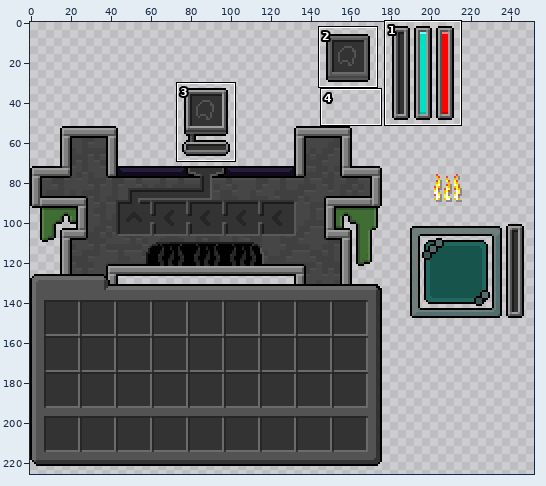
Sprite sheet, stored at assets/minecraft/optifine/gui/container/beacon_altar/beacon_altar.png. Above: a wide view before the commit, with the close-up outlined.
Close-up. Earlier state:
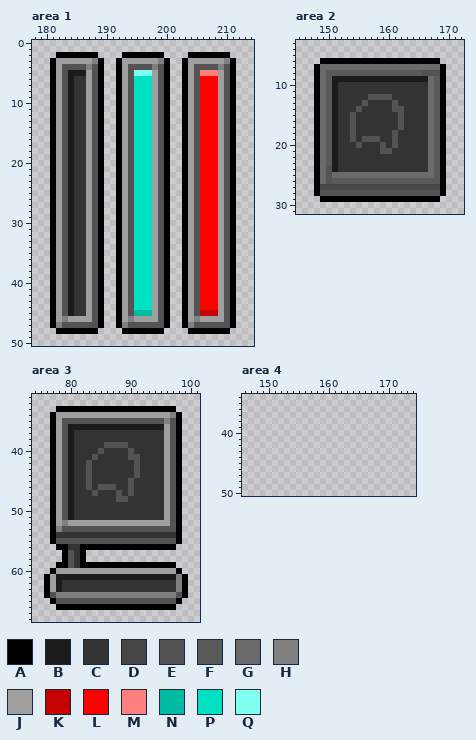
The file is 256x256 pixels. Colours within 5 levels of each other are drawn and written as one. Shown: area 1: x 178..214, y 0..50; area 2: x 145..172, y 3..31; area 3: x 74..101, y 31..68; area 4: x 146..174, y 34..50. The wide view leaves out empty margins. The commit also changed other parts of the picture, which this record leaves out.
Palette (. is transparent): A #000000  B #1b1b1b  C #333333  D #464646  E #535353  F #595959  G #6b6b6b  H #808080  J #9f9f9f  K #c60100  L #ff0200  M #ff7e7e  N #00bba4  P #00e1c3  Q #7ffff0
Pixels before, area 1, first column x 181:
 2 .AAAAAAA....AAAAAAA....AAAAAAA.
 3 AJJJJJJHA..AJJJJJJHA..AJJJJJJHA
 4 AJEEEEHEA..AJEEEEHEA..AJEEEEHEA
 5 AJEBBBJEA..AJEQQQJEA..AJEMMMJEA
 6 AJEBCCJEA..AJEPPPJEA..AJELLLJEA
 7 AJEBCCJEA..AJEPPPJEA..AJELLLJEA
 8 AJEBCCJEA..AJEPPPJEA..AJELLLJEA
 9 AJEBCCJEA..AJEPPPJEA..AJELLLJEA
10 AJEBCCJEA..AJEPPPJEA..AJELLLJEA
11 AJEBCCJEA..AJEPPPJEA..AJELLLJEA
12 AJEBCCJEA..AJEPPPJEA..AJELLLJEA
13 AJEBCCJEA..AJEPPPJEA..AJELLLJEA
14 AJEBCCJEA..AJEPPPJEA..AJELLLJEA
15 AJEBCCJEA..AJEPPPJEA..AJELLLJEA
16 AJEBCCJEA..AJEPPPJEA..AJELLLJEA
17 AJEBCCJEA..AJEPPPJEA..AJELLLJEA
18 AJEBCCJEA..AJEPPPJEA..AJELLLJEA
19 AJEBCCJEA..AJEPPPJEA..AJELLLJEA
20 AJEBCCJEA..AJEPPPJEA..AJELLLJEA
21 AJEBCCJEA..AJEPPPJEA..AJELLLJEA
22 AJEBCCJEA..AJEPPPJEA..AJELLLJEA
23 AJEBCCJEA..AJEPPPJEA..AJELLLJEA
24 AJEBCCJEA..AJEPPPJEA..AJELLLJEA
25 AJEBCCJEA..AJEPPPJEA..AJELLLJEA
26 AJEBCCJEA..AJEPPPJEA..AJELLLJEA
27 AJEBCCJEA..AJEPPPJEA..AJELLLJEA
28 AJEBCCJEA..AJEPPPJEA..AJELLLJEA
29 AJEBCCJEA..AJEPPPJEA..AJELLLJEA
30 AJEBCCJEA..AJEPPPJEA..AJELLLJEA
31 AJEBCCJEA..AJEPPPJEA..AJELLLJEA
32 AJEBCCJEA..AJEPPPJEA..AJELLLJEA
33 AJEBCCJEA..AJEPPPJEA..AJELLLJEA
34 AJEBCCJEA..AJEPPPJEA..AJELLLJEA
35 AJEBCCJEA..AJEPPPJEA..AJELLLJEA
36 AJEBCCJEA..AJEPPPJEA..AJELLLJEA
37 AJEBCCJEA..AJEPPPJEA..AJELLLJEA
38 AJEBCCJEA..AJEPPPJEA..AJELLLJEA
39 AJEBCCJEA..AJEPPPJEA..AJELLLJEA
40 AJEBCCJEA..AJEPPPJEA..AJELLLJEA
41 AJEBCCJEA..AJEPPPJEA..AJELLLJEA
42 AJEBCCJEA..AJEPPPJEA..AJELLLJEA
43 AJEBCCJEA..AJEPPPJEA..AJELLLJEA
44 AJEBCCJEA..AJEPPPJEA..AJELLLJEA
45 AJEBCCJEA..AJENNNJEA..AJEKKKJEA
46 AJHJJJJEA..AJHJJJJEA..AJHJJJJEA
47 AHEEEEEEA..AHEEEEEEA..AHEEEEEEA
48 .AAAAAAA....AAAAAAA....AAAAAAA.
Pixels before, area 2, first column x 148:
 6 .AAAAAAAAAAAAAAAAAAAA.
 7 AGGGGGGGGGGGGGGGGGGGGA
 8 AGFFFFFFFFFFFFFFFFEEEA
 9 AGFBBBBBBBBBBBBBBBBGFA
10 AGFBCCCCCCCCCCCCCCCGFA
11 AGFBCCCCCCCCCCCCCCCGFA
12 AGFBCCCCCEEEECCCCCCGFA
13 AGFBCCCCECCCCECCCCCGFA
14 AGFBCCCECCCCCEECCCCGFA
15 AGFBCCECCCCCCCECCCCGFA
16 AGFBCCECCCCCCCECCCCGFA
17 AGFBCCECCCCCCCECCCCGFA
18 AGFBCCECCCCCCECCCCCGFA
19 AGFBCCECEEECCECCCCCGFA
20 AGFBCCCECCCECECCCCCGFA
21 AGFBCCCCCCCEECCCCCCGFA
22 AGFBCCCCCCCCCCCCCCCGFA
23 AGFBCCCCCCCCCCCCCCCGFA
24 AGEBCCCCCCCCCCCCCCCGFA
25 AGEGGGGGGGGGGGGGGGGGFA
26 AGEFFFFFFFFFFFFFFFFFFA
27 ADDDDDDDDDDDDDDDDDDDDA
28 AEEEEEEEEEEEEEEEEEEEEA
29 .AAAAAAAAAAAAAAAAAAAA.
Pixels before, area 3, first column x 76:
33 ..AAAAAAAAAAAAAAAAAAAA..
34 .AJJJJJJJJJJJJJJJJJJJHA.
35 .AJEEEEEEEEEEEEEEEEEHEA.
36 .AJEBBBBBBBBBBBBBBBBJEA.
37 .AJEBCCCCCCCCCCCCCCCJEA.
38 .AJEBCCCCCCCCCCCCCCCJEA.
39 .AJEBCCCCCEEEECCCCCCJEA.
40 .AJEBCCCCECCCCECCCCCJEA.
41 .AJEBCCCECCCCCEECCCCJEA.
42 .AJEBCCECCCCCCCECCCCJEA.
43 .AJEBCCECCCCCCCECCCCJEA.
44 .AJEBCCECCCCCCCECCCCJEA.
45 .AJEBCCECCCCCCECCCCCJEA.
46 .AJEBCCECEEECCECCCCCJEA.
47 .AJEBCCCECCCECECCCCCJEA.
48 .AJEBCCCCCCCEECCCCCCJEA.
49 .AJEBCCCCCCCCCCCCCCCJEA.
50 .AJEBCCCCCCCCCCCCCCCJEA.
51 .AJEBCCCCCCCCCCCCCCCJEA.
52 .AJHJJJJJJJJJJJJJJJJJEA.
53 .AHEEEEEEEEEEEEEEEEEEEA.
54 .ACCCCCCCCCCCCCCCCCCCCA.
55 .AEEEEEEEEEEEEEEEEEEEEA.
56 ..AACCAAAAAAAAAAAAAAAA..
57 ...AECA.................
58 ...AECA.................
59 ..AAECAAAAAAAAAAAAAAAA..
60 .AJJJJJJJJJJJJJJJJJJJJA.
61 AJBBBBBBBBBBBBBBBBBBBBHA
62 AJBCCCCCCCCCCCCCCCCCCCHA
63 AJBCCCCCCCCCCCCCCCCCCCHA
64 AEHHHHHHHHHHHHHHHHHHHHEA
65 .AEEEEEEEEEEEEEEEEEEEEA.
66 ..AAAAAAAAAAAAAAAAAAAA..
And afterwards:
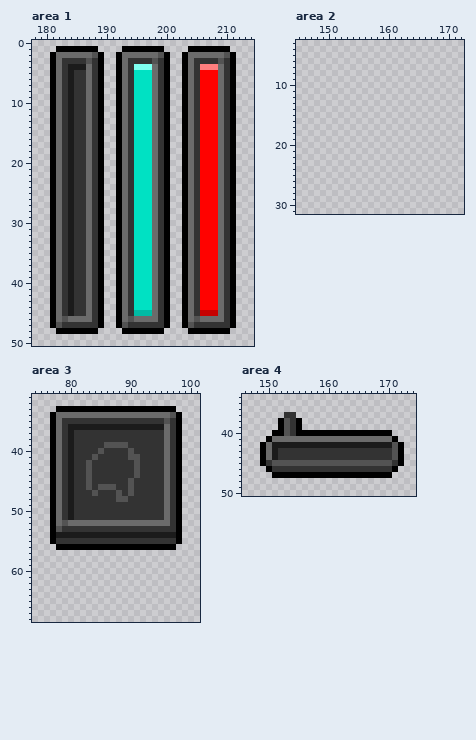
Diff:
Area 1:
y 1: x 182..188 ....... -> AAAAAAA; x 193..199 ....... -> AAAAAAA; x 204..210 ....... -> AAAAAAA
y 2: x 181..189 .AAAAAAA. -> AGGGGGGEA; x 192..200 .AAAAAAA. -> AGGGGGGEA; x 203..211 .AAAAAAA. -> AGGGGGGEA
y 3: x 182..188 JJJJJJH -> GCCCCEC; x 193..199 JJJJJJH -> GCCCCEC; x 204..210 JJJJJJH -> GCCCCEC
y 4: x 182..188 JEEEEHE -> GCBBBGC; x 193..199 JEEEEHE -> GCQQQGC; x 204..210 JEEEEHE -> GCMMMGC
y 5: x 182..183 JE -> GC; x 185..188 BBJE -> CCGC; x 193..199 JEQQQJE -> GCPPPGC; x 204..210 JEMMMJE -> GCLLLGC
y 6..45: x 182..183 JE -> GC; x 187..188 JE -> GC; x 193..194 JE -> GC; x 198..199 JE -> GC; x 204..205 JE -> GC; x 209..210 JE -> GC
y 46: x 182..188 JHJJJJE -> GEGGGGC; x 193..199 JHJJJJE -> GEGGGGC; x 204..210 JHJJJJE -> GEGGGGC
y 47: x 182..188 HEEEEEE -> ECCCCCC; x 193..199 HEEEEEE -> ECCCCCC; x 204..210 HEEEEEE -> ECCCCCC
Area 2:
y 6: x 149..168 AAAAAAAAAAAAAAAAAAAA -> ....................
y 7: x 148..169 AGGGGGGGGGGGGGGGGGGGGA -> ......................
y 8: x 148..169 AGFFFFFFFFFFFFFFFFEEEA -> ......................
y 9: x 148..169 AGFBBBBBBBBBBBBBBBBGFA -> ......................
y 10..11: x 148..169 AGFBCCCCCCCCCCCCCCCGFA -> ......................
y 12: x 148..169 AGFBCCCCCEEEECCCCCCGFA -> ......................
y 13: x 148..169 AGFBCCCCECCCCECCCCCGFA -> ......................
y 14: x 148..169 AGFBCCCECCCCCEECCCCGFA -> ......................
y 15..17: x 148..169 AGFBCCECCCCCCCECCCCGFA -> ......................
y 18: x 148..169 AGFBCCECCCCCCECCCCCGFA -> ......................
y 19: x 148..169 AGFBCCECEEECCECCCCCGFA -> ......................
y 20: x 148..169 AGFBCCCECCCECECCCCCGFA -> ......................
y 21: x 148..169 AGFBCCCCCCCEECCCCCCGFA -> ......................
y 22..23: x 148..169 AGFBCCCCCCCCCCCCCCCGFA -> ......................
y 24: x 148..169 AGEBCCCCCCCCCCCCCCCGFA -> ......................
y 25: x 148..169 AGEGGGGGGGGGGGGGGGGGFA -> ......................
y 26: x 148..169 AGEFFFFFFFFFFFFFFFFFFA -> ......................
y 27: x 148..169 ADDDDDDDDDDDDDDDDDDDDA -> ......................
y 28: x 148..169 AEEEEEEEEEEEEEEEEEEEEA -> ......................
y 29: x 149..168 AAAAAAAAAAAAAAAAAAAA -> ....................
Area 3:
y 34: x 78..97 JJJJJJJJJJJJJJJJJJJH -> GGGGGGGGGGGGGGGGGGGE
y 35: x 78..97 JEEEEEEEEEEEEEEEEEHE -> GCCCCCCCCCCCCCCCCCEC
y 36..51: x 78..79 JE -> GC; x 96..97 JE -> GC
y 52: x 78..97 JHJJJJJJJJJJJJJJJJJE -> GEGGGGGGGGGGGGGGGGGC
y 53: x 78..97 HEEEEEEEEEEEEEEEEEEE -> ECCCCCCCCCCCCCCCCCCC
y 54: x 78..97 CCCCCCCCCCCCCCCCCCCC -> BBBBBBBBBBBBBBBBBBBB
y 55: x 78..97 EEEEEEEEEEEEEEEEEEEE -> CCCCCCCCCCCCCCCCCCCC
y 56: x 80..81 CC -> AA
y 57..58: x 79..82 AECA -> ....
y 59: x 78..97 AAECAAAAAAAAAAAAAAAA -> ....................
y 60: x 77..98 AJJJJJJJJJJJJJJJJJJJJA -> ......................
y 61: x 76..99 AJBBBBBBBBBBBBBBBBBBBBHA -> ........................
y 62..63: x 76..99 AJBCCCCCCCCCCCCCCCCCCCHA -> ........................
y 64: x 76..99 AEHHHHHHHHHHHHHHHHHHHHEA -> ........................
y 65: x 77..98 AEEEEEEEEEEEEEEEEEEEEA -> ......................
y 66: x 78..97 AAAAAAAAAAAAAAAAAAAA -> ....................
Area 4:
y 37: x 153..154 .. -> CC
y 38..39: x 152..155 .... -> AECA
y 40: x 151..170 .................... -> AAECAAAAAAAAAAAAAAAA
y 41: x 150..171 ...................... -> AGGGGGGGGGGGGGGGGGGGGA
y 42: x 149..172 ........................ -> AGBBBBBBBBBBBBBBBBBBBBEA
y 43..44: x 149..172 ........................ -> AGBCCCCCCCCCCCCCCCCCCCEA
y 45: x 149..172 ........................ -> ACEEEEEEEEEEEEEEEEEEEECA
y 46: x 150..171 ...................... -> ACCCCCCCCCCCCCCCCCCCCA
y 47: x 151..170 .................... -> AAAAAAAAAAAAAAAAAAAA
